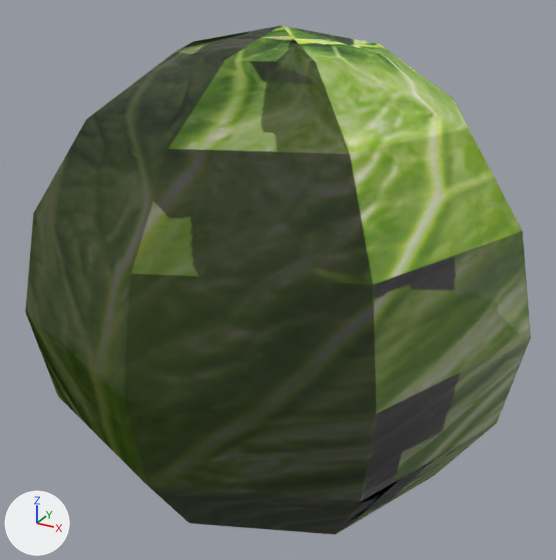
Renders of the Blender file assets/cabbage.blend from each side of a commit.
One viewpoint serves both versions: a camera (50 mm lens) standing at (1.381, -2.534, 1.273) and looking at (-0.012, -0.003, 0.008). Lighting does not change. The marker at lower left points along +X, +Y and +Z.

Script lines for the objects in view, before the commit:
```python
mat_cabbage_material = bpy.data.materials.new('Cabbage Material')
mat_cabbage_material.use_nodes = True; mat_cabbage_material.node_tree.nodes.clear()
_N = mat_cabbage_material.node_tree.nodes; _L = mat_cabbage_material.node_tree.links
n0 = _N.new('ShaderNodeBsdfPrincipled'); n0.name = 'Principled BSDF'
n1 = _N.new('ShaderNodeOutputMaterial'); n1.name = 'Material Output'
n2 = _N.new('ShaderNodeTexImage'); n2.name = 'Image Texture'
n2.image = img_cabbage_png
n3 = _N.new('ShaderNodeTexImage'); n3.name = 'Image Texture.001'
n3.image = img_cabbage_normal_png
_L.new(n0.outputs[0], n1.inputs[0])  # 'BSDF' to 'Surface'
_L.new(n2.outputs[0], n0.inputs[0])  # 'Color' to 'Base Color'
_L.new(n3.outputs[0], n0.inputs[5])  # 'Color' to 'Normal'
me_sphere_002 = bpy.data.meshes.new('Sphere.002')
me_sphere_002.from_pydata(...)  # a UV sphere (8 segments, 8 rings, poles along z) spanning x -1.0..1.0, y -1.0..1.0, z -1.0..1.0
me_sphere_002.materials.append(mat_cabbage_material)
ob_cabbage = bpy.data.objects.new('Cabbage', me_sphere_002)
ob_cabbage.location = (0.0, 0.0, 0.0)
```
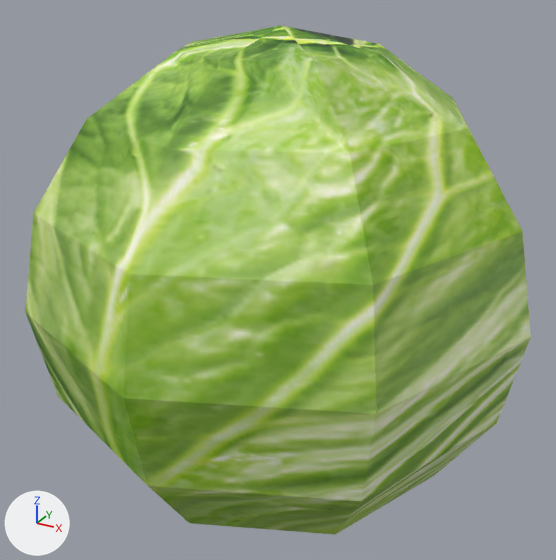
Changed parts and their boxes (x1, y1, x2, y2) in the pictures (556 x 560 px):
'Cabbage', surface changed
    both: (25, 25, 531, 535)

The change, as a list of edits to the scene's bpy script:
```text
Change mat_cabbage_material:
    remove n3 = _N.new('ShaderNodeTexImage'); n3.name = 'Image Texture.001'
    remove n3.image = img_cabbage_normal_png
    where n0 = _N.new('ShaderNodeBsdfPrincipled'); n0.name = 'Principled BSDF'
    remove _L.new(n3.outputs[0], n0.inputs[5])  # 'Color' to 'Normal'
```
